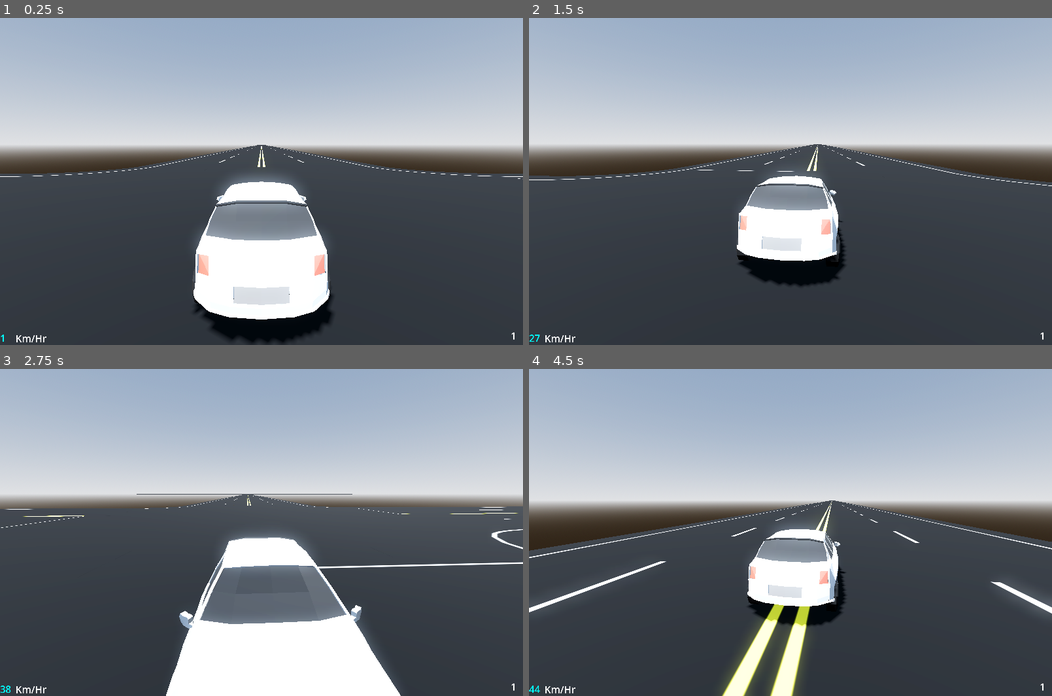
Above: before the commit, frames 1-4 (two rows, left to right).
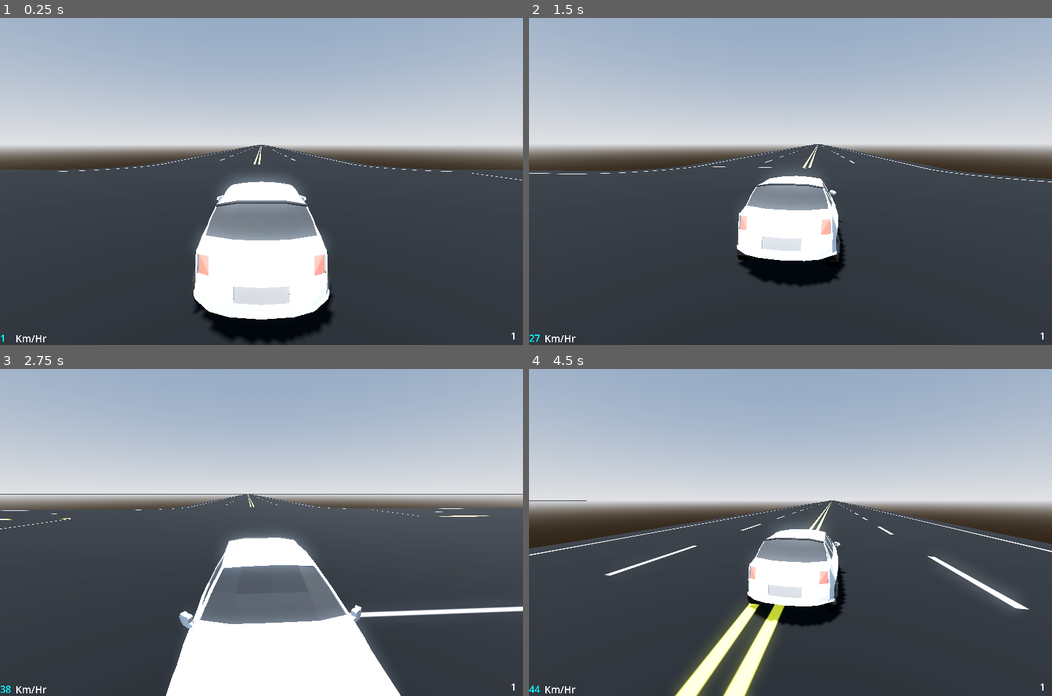
Above: after the commit, the same moments.

Repository: SirEthic/Traffic-Simulation
Game: Godot game, scene res://Scenes/city.tscn
Same seed, same stepped clock (60 frames per second), same inputs: the game is played once before the commit and once after it.
Inputs (mouse positions are in pixels of both pictures, inside the frame that each line leads up to):
- Up to frame 1 (0.25 s): no input
- Up to frame 2 (1.5 s): tap Enter at 0.5 s; move the mouse to (816, 181) at 0.52 s; hold Q (Reverse_Cam) 0.53-1.28 s; hold W (Forward) from 0.53 s (still down); click (816, 181) at 0.67 s; move the mouse to (764, 181) at 1.27 s; tap Q (Reverse_Cam) at 1.35 s
- Up to frame 3 (2.75 s): keep holding W (Forward); move the mouse to (271, 525) at 2.02 s; hold Q (Reverse_Cam) from 2.03 s (still down)
- Up to frame 4 (4.5 s): keep holding W (Forward); move the mouse to (785, 539) at 2.77 s; release Q (Reverse_Cam) at 2.78 s; tap Q (Reverse_Cam) at 2.85, 4.35 s; click (785, 539) at 2.92 s; move the mouse to (827, 535) at 3.52 s; hold Q (Reverse_Cam) 3.53-4.28 s; move the mouse to (748, 529) at 4.27 s

The runs differ from the first frame. In frame 1, 0.7% of the frame differs, in the area x 0-100%, y 38-50%; in frame 2, 0.8%; in frame 3, 1.4%; in frame 4, 4.5%, in the area x 0-100%, y 40-100%.

Commit message:
Fixed the Roads

Diff:
--- a/Scenes/Cars/default.gd
+++ b/Scenes/Cars/default.gd
@@ -246,19 +246,34 @@
 
 	var world_shift = Vector3.ZERO
 
-	# Check boundaries and calculate shift
+	# Check X boundary
 	if global_position.x > boundary:
 		world_shift.x = -shift_distance
+		print("Shifting world X: ", world_shift.x)
 	elif global_position.x < -boundary:
 		world_shift.x = shift_distance
-
+		print("Shifting world X: ", world_shift.x)
+
+	# Check Z boundary
 	if global_position.z > boundary:
 		world_shift.z = -shift_distance
+		print("Shifting world Z: ", world_shift.z)
 	elif global_position.z < -boundary:
 		world_shift.z = shift_distance
+		print("Shifting world Z: ", world_shift.z)
+
+	if global_position.x > boundary and global_position.z > boundary:
+		world_shift.x = -shift_distance
+		world_shift.z = -shift_distance
+	elif global_position.x < -boundary and global_position.z < -boundary:
+		world_shift.x = shift_distance
+		world_shift.z = shift_distance
 
 	# Apply shift to car and all world objects
 	if world_shift != Vector3.ZERO:
+		print("Car position before shift: ", global_position)
+		print("World shift vector: ", world_shift)
+
 		global_position += world_shift
 
 		# IMPORTANT: Shift the camera pivot by the same amount to maintain seamless illusion
--- a/Scenes/city.tscn
+++ b/Scenes/city.tscn
@@ -32,12 +32,13 @@
 shadow_enabled = true
 
 [node name="RoadManager" type="Node3D" parent="."]
+transform = Transform3D(1, 0, 0, 0, 1, 0, 0, 0, 1, 0.429382, 0, 2.13019)
 script = ExtResource("1_adj8p")
 material_resource = ExtResource("2_3qc4n")
 
 [node name="4way_2x2" parent="RoadManager" instance=ExtResource("3_3qy6o")]
-edge_rp_targets = Array[NodePath]([NodePath(""), NodePath("RP_007"), NodePath(""), NodePath(""), NodePath(""), NodePath(""), NodePath("RP_010"), NodePath("")])
-edge_rp_target_dirs = Array[int]([-1, 1, -1, -1, -1, -1, 0, -1])
+edge_rp_targets = Array[NodePath]([NodePath(""), NodePath("RP_007"), NodePath(""), NodePath(""), NodePath(""), NodePath(""), NodePath("RP_010"), NodePath("RP_012")])
+edge_rp_target_dirs = Array[int]([-1, 1, -1, -1, -1, -1, 0, 0])
 
 [node name="4way_2x3" parent="RoadManager" instance=ExtResource("3_3qy6o")]
 transform = Transform3D(1, 0, 0, 0, 1, 0, 0, 0, 1, 0, 0, 1000)
@@ -47,9 +48,23 @@
 
 [node name="4way_2x5" parent="RoadManager" instance=ExtResource("3_3qy6o")]
 transform = Transform3D(1, 0, 0, 0, 1, 0, 0, 0, 1, 1000, 0, 0)
+edge_rp_targets = Array[NodePath]([NodePath(""), NodePath(""), NodePath("RP_006"), NodePath(""), NodePath(""), NodePath(""), NodePath("RP_010"), NodePath("")])
+edge_rp_target_dirs = Array[int]([-1, -1, 0, -1, -1, -1, 0, -1])
 
 [node name="4way_2x6" parent="RoadManager" instance=ExtResource("3_3qy6o")]
 transform = Transform3D(1, 0, 0, 0, 1, 0, 0, 0, 1, -1000, 0, 0)
+
+[node name="4way_2x7" parent="RoadManager" instance=ExtResource("3_3qy6o")]
+transform = Transform3D(1, 0, 0, 0, 1, 0, 0, 0, 1, 1000, 0, 1000)
+
+[node name="4way_2x8" parent="RoadManager" instance=ExtResource("3_3qy6o")]
+transform = Transform3D(1, 0, 0, 0, 1, 0, 0, 0, 1, -1000, 0, -1000)
+
+[node name="4way_2x9" parent="RoadManager" instance=ExtResource("3_3qy6o")]
+transform = Transform3D(1, 0, 0, 0, 1, 0, 0, 0, 1, 1000, 0, -1000)
+
+[node name="4way_2x10" parent="RoadManager" instance=ExtResource("3_3qy6o")]
+transform = Transform3D(1, 0, 0, 0, 1, 0, 0, 0, 1, -1000, 0, 1000)
 
 [node name="Car" parent="." instance=ExtResource("7_3qc4n")]
 
Not shown: 1 places in Scenes/city.tscn that only renumber resources
